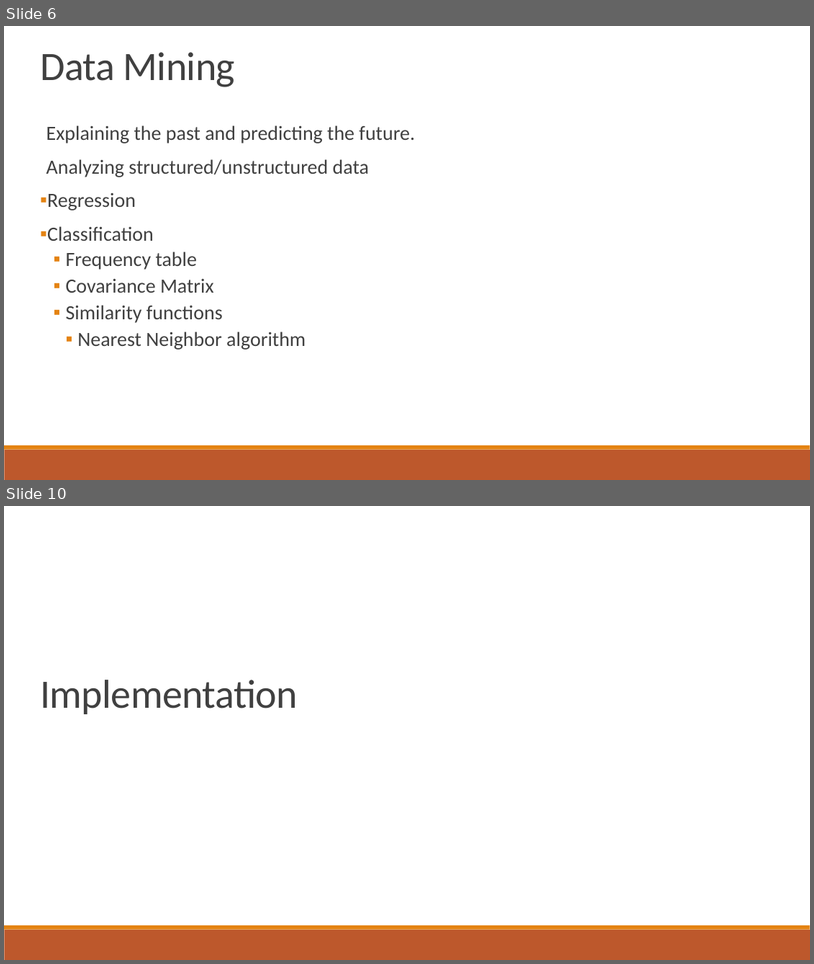
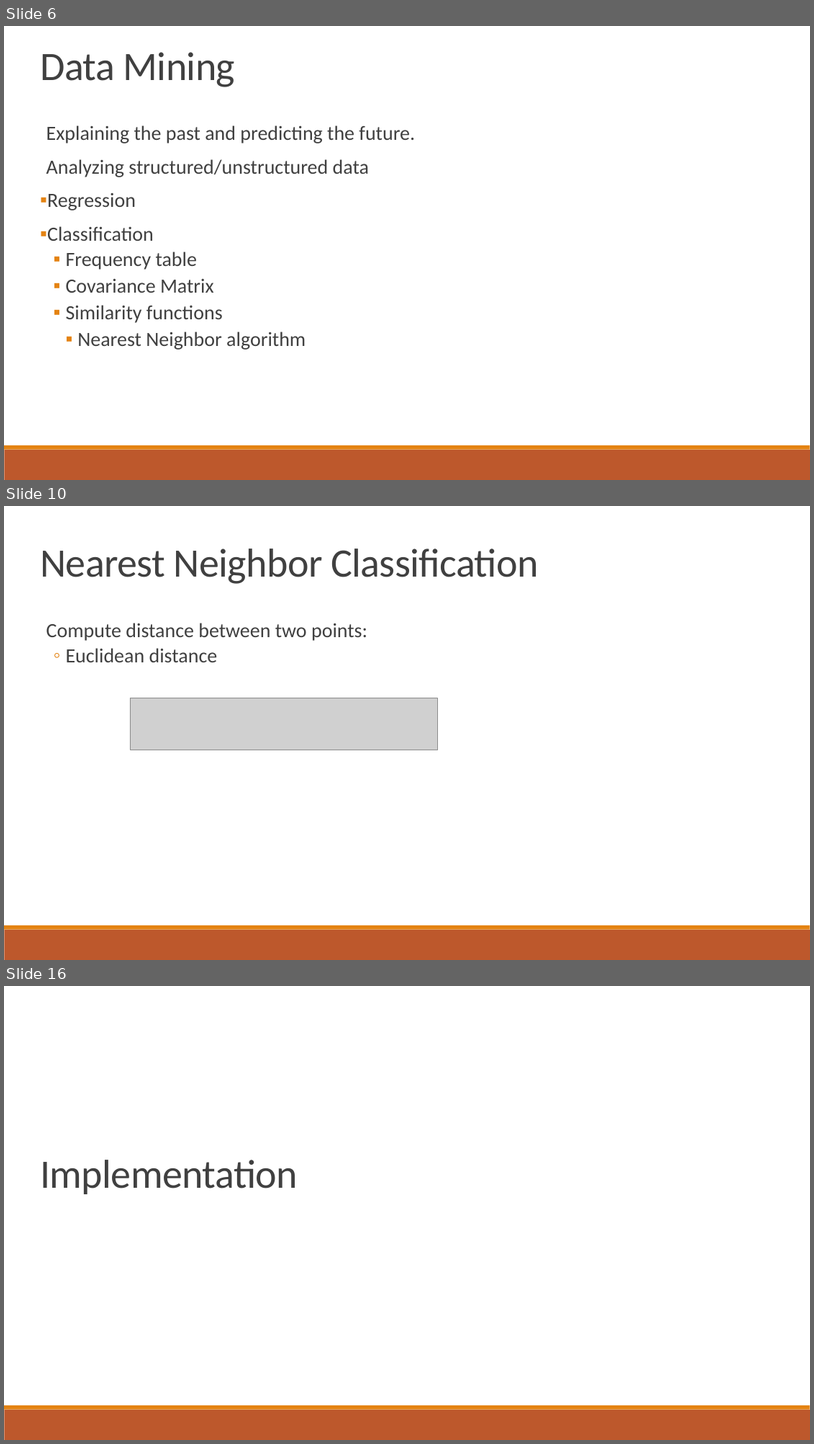
Before and after one commit to jalanreddy/GitHub, a slide deck: Presentation.pptx. Shown one above the other, each under a label of ours: slides 6 and 10 before the commit, slides 6, 10 and 16 after it; the slides between them are not shown. The pictures are 814x964 and 814x1444 pixels, drawn with LibreOffice and Linux fonts; fonts in the diff are those of the drawing; grey boxes stand for pictures. Boxes give left, top, right and bottom in pixels: in the first picture for what was removed or moved away, otherwise in the second. Text is boxed around its words. In the diff, an @@ line names an element or a change of style, - is before the commit and + after.

```diff
--- a/Presentation.pptx
+++ b/Presentation.pptx
@@ slide 10 added at <box>4,506,810,960</box>, background #FFFFFF; not listed: 2 template elements that a slide beside it also shows @@
@@ text added at <box>40,548,538,584</box>, 48 pt, text #404040 @@
+Nearest Neighbor Classification
@@ text added at <box>46,623,368,662</box>, 24 pt, text #404040 @@
+  Compute distance between two points:
+  ◦ Euclidean distance
@@ picture added at <box>130,698,437,750</box> @@
@@ what was slide 10 is now slide 16 @@
```
Also in this commit, not shown: 6 slides changed, 31 other slides added, 2 other files.
